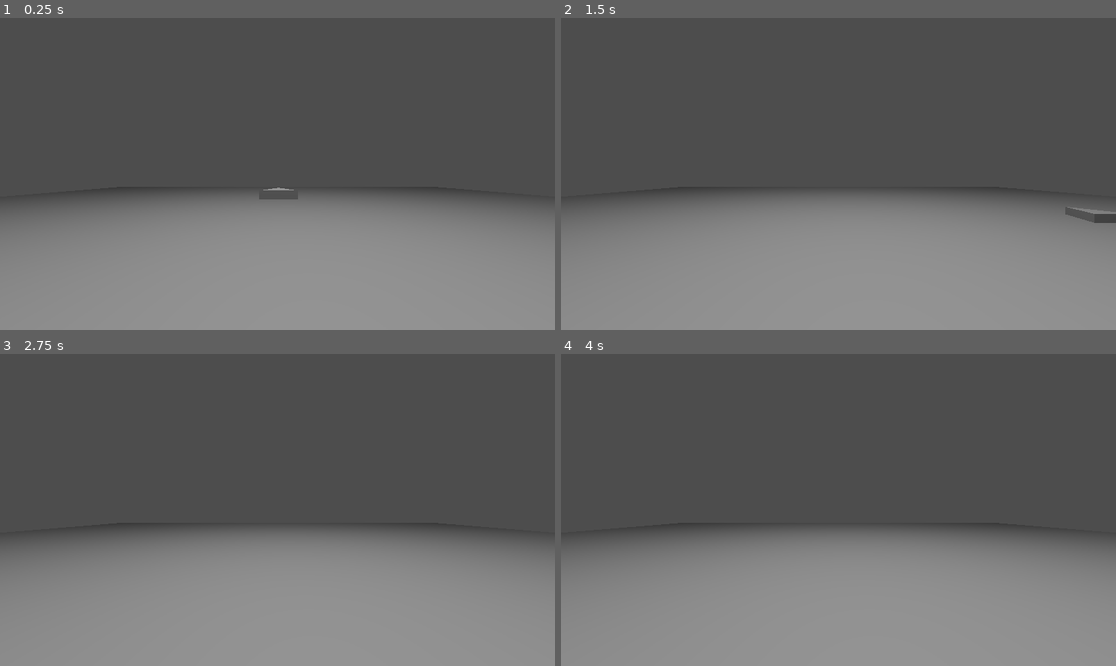
Above: before the commit, frames 1-4 (two rows, left to right).
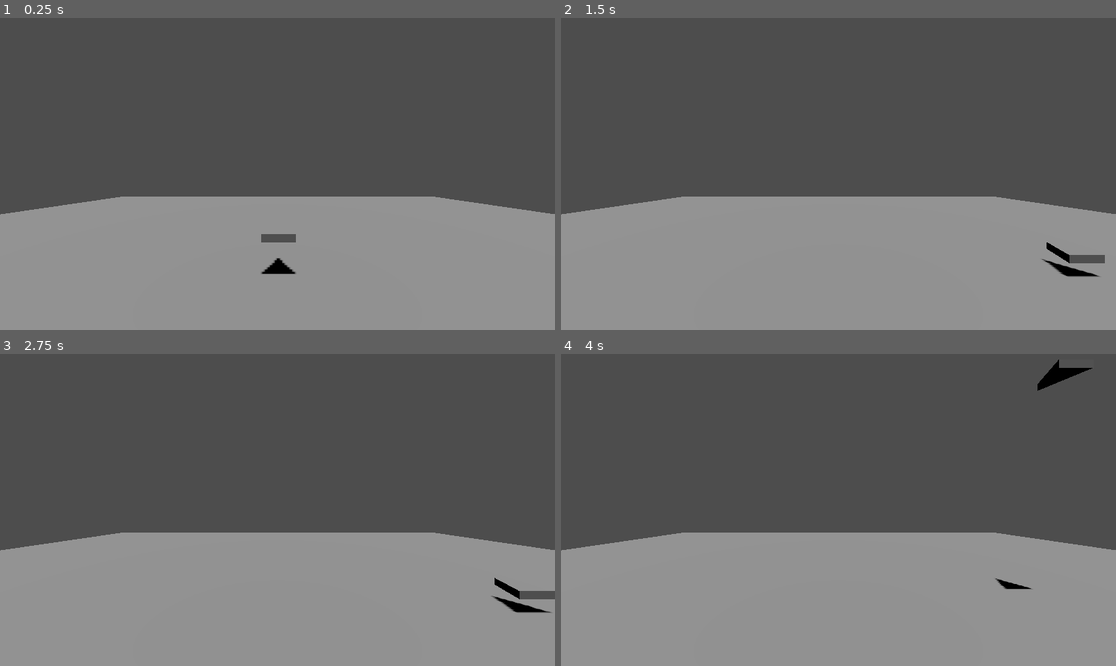
Above: after the commit, the same moments.

Repository: fredchien3/20-game-challenge
Game: Godot game, scene res://main/main.tscn
The game is run twice, just before and just after one commit, with the same random seed, the same clock (stepped at 60 frames per second) and the same inputs.
Inputs:
- Up to frame 1 (0.25 s): no input
- Up to frame 2 (1.5 s): tap Enter at 0.5 s; hold D (move_right) 0.53-1.28 s; hold S (move_down) from 1.28 s (still down)
- Up to frame 3 (2.75 s): tap Space at 2 s; release S (move_down) at 2.03 s; hold D (move_right) from 2.03 s (still down)
- Up to frame 4 (4 s): tap Enter at 2.75 s; release D (move_right) at 2.78 s; hold W (move_up) 2.78-3.53 s; hold A (move_left) from 3.53 s (still down)

The runs differ from the first frame. In frame 1, 6.2% of the frame differs, in the area x 0-100%, y 54-83%; in frame 2, 6.2%; in frame 3, 6.3%, in the area x 0-100%, y 57-83%; in frame 4, 6.2%.

Commit message:
Let there be light

Diff:
--- a/8--star-fox/main/main.tscn
+++ b/8--star-fox/main/main.tscn
@@ -19,13 +19,27 @@
 transform = Transform3D(18.030201, 0, 0, 0, 1, 0, 0, 0, 18.030201, 0, 0, 0)
 mesh = SubResource("PlaneMesh_4hihk")
 
+[node name="Box" type="StaticBody3D" parent="." unique_id=1912403150]
+visible = false
+
+[node name="RightWall" type="CollisionShape3D" parent="Box" unique_id=528188949]
+transform = Transform3D(-4.371139e-08, -1, 0, 1, -4.371139e-08, 0, 0, 0, 1, 7, 4.951956, 0)
+shape = SubResource("WorldBoundaryShape3D_4hihk")
+
+[node name="LeftWall" type="CollisionShape3D" parent="Box" unique_id=807460352]
+transform = Transform3D(1.3113416e-07, 1, 0, -1, 1.3113416e-07, 0, 0, 0, 1, -7.9519563, 5.951956, 0)
+shape = SubResource("WorldBoundaryShape3D_4hihk")
+
+[node name="Ceiling" type="CollisionShape3D" parent="Box" unique_id=2129914870]
+transform = Transform3D(-1, 8.742277e-08, 0, -8.742277e-08, -1, 0, 0, 0, 1, 0.048043728, 6.7851048, 3)
+shape = SubResource("WorldBoundaryShape3D_4hihk")
+
+[node name="Sun" type="DirectionalLight3D" parent="." unique_id=1439393046]
+transform = Transform3D(1, 0, 0, 0, 0.258819, 0.9659258, 0, -0.9659258, 0.258819, 0, 12, 4)
+shadow_enabled = true
+
 [node name="Camera3D" type="Camera3D" parent="." unique_id=1009262164]
-transform = Transform3D(0.99999994, 0, 0, 0, 1, 0, 0, 0, 0.99999994, -0.02683115, 1.4803143, 5.128376)
+transform = Transform3D(1, 0, 0, 0, 1, 0, 0, 0, 1, -0.02683115, 2.621334, 5.6296954)
 
-[node name="OmniLight3D" type="OmniLight3D" parent="." unique_id=1181589040]
-transform = Transform3D(1, 0, 0, 0, 1, 0, 0, 0, 1, 0.47375154, 10.437172, 3.0044518)
-light_energy = 10.0
-omni_range = 4096.0
-
-[node name="RigidBody3D" parent="." unique_id=1793206369 instance=ExtResource("1_53q0u")]
+[node name="Ship" parent="." unique_id=1793206369 instance=ExtResource("1_53q0u")]
 transform = Transform3D(1, 0, 0, 0, 1, 0, 0, 0, 1, 0, 1, 0)
--- a/8--star-fox/ship/ship.tscn
+++ b/8--star-fox/ship/ship.tscn
@@ -8,7 +8,7 @@
 radius = 0.46923828
 height = 1.3017578
 
-[node name="RigidBody3D" type="CharacterBody3D" unique_id=1151312854]
+[node name="Ship" type="CharacterBody3D" unique_id=1151312854]
 collision_layer = 0
 script = ExtResource("1_jgjpc")
 
